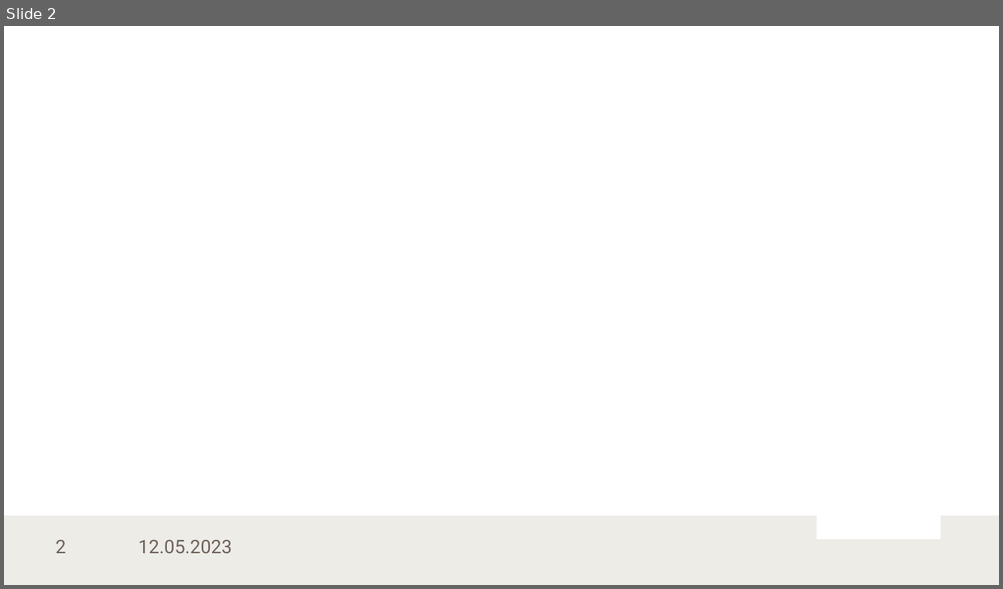
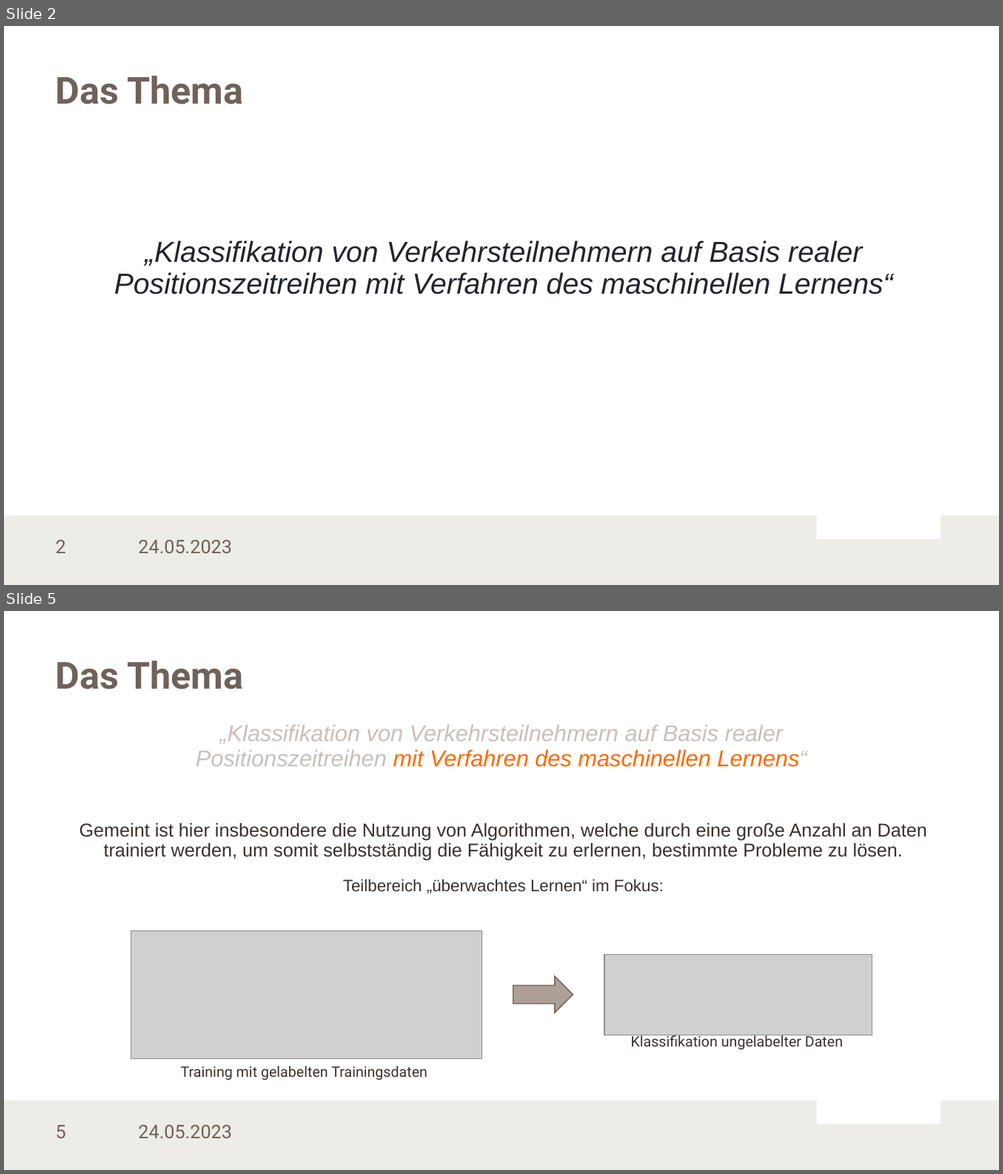
Before and after one commit to LennartKoepper/Bachelor-Thesis, a slide deck: Seminar/Bachelorseminar_25-04-2023.pptx. Shown one above the other, each under a label of ours: slide 2 before the commit, slides 2 and 5 after it; the slides between them are not shown. The pictures are 1003x589 and 1003x1174 pixels, drawn with LibreOffice and Linux fonts; fonts in the diff are those of the drawing; grey boxes stand for pictures; background and template pictures are left out. Boxes give left, top, right and bottom in pixels: in the first picture for what was removed or moved away, otherwise in the second. Text is boxed around its words. In the diff, an @@ line names an element or a change of style, - is before the commit and + after.

```diff
--- a/Seminar/Bachelorseminar_25-04-2023.pptx
+++ b/Seminar/Bachelorseminar_25-04-2023.pptx
@@ slide 5 added at (x1=4, y1=611, x2=999, y2=1170), background #FFFFFF; not listed: 3 template elements that a slide beside it also shows @@
@@ title added at (x1=56, y1=661, x2=243, y2=689), 36 pt, text #6F6259, bold @@
+Das Thema
@@ text added at (x1=196, y1=725, x2=807, y2=767), 22 pt, text #C8C0BA, italic @@
+„Klassifikation von Verkehrsteilnehmern auf Basis realer Positionszeitreihen mit Verfahren des maschinellen Lernens“
@@ text added at (x1=79, y1=823, x2=927, y2=894), 18 pt, text #38312C @@
+Gemeint ist hier insbesondere die Nutzung von Algorithmen, welche durch eine große Anzahl an Daten trainiert werden, um somit selbstständig die Fähigkeit zu erlernen, bestimmte Probleme zu lösen.
+Teilbereich „überwachtes Lernen“ im Fokus:
@@ picture added at (x1=131, y1=931, x2=481, y2=1059) @@
@@ picture added at (x1=605, y1=955, x2=873, y2=1036) @@
@@ right arrow added at (x1=513, y1=977, x2=572, y2=1013), fill #ACA098, outline #6F6259 1 pt @@
@@ text added at (x1=631, y1=1034, x2=842, y2=1050), 14 pt, text #38312C @@
+Klassifikation ungelabelter Daten
@@ text added at (x1=181, y1=1066, x2=427, y2=1080), 14 pt, text #38312C @@
+Training mit gelabelten Trainingsdaten
@@ text added at (x1=138, y1=1125, x2=232, y2=1139), 18 pt, text #6F6259 @@
+24.05.2023
@@ slide 2 changed as well @@
@@ title added at (x1=56, y1=76, x2=243, y2=104), 36 pt, text #6F6259, bold @@
+Das Thema
@@ text added at (x1=114, y1=241, x2=893, y2=295), 28 pt, text #212529, italic @@
+„Klassifikation von Verkehrsteilnehmern auf Basis realer Positionszeitreihen mit Verfahren des maschinellen Lernens“
@@ text at (x1=138, y1=540, x2=232, y2=554): text changed @@
-12.05.2023
+24.05.2023
```
Also in this commit, not shown: 1 other slide changed, 18 other slides added, 2 other files.
